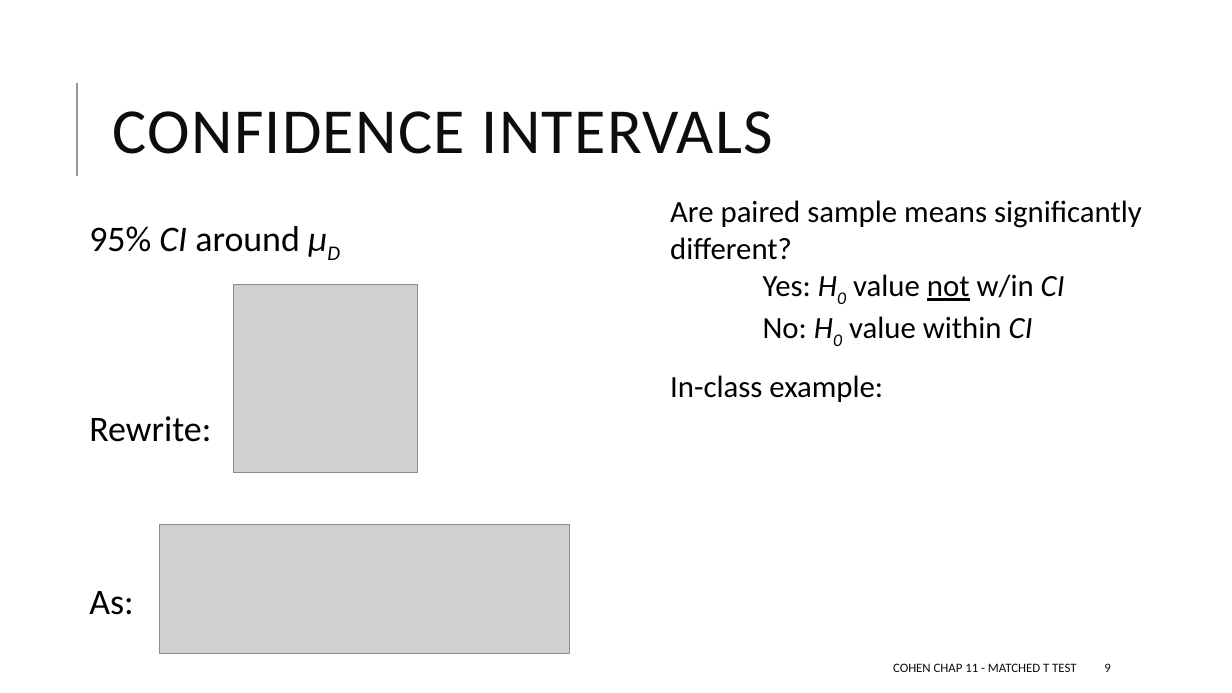
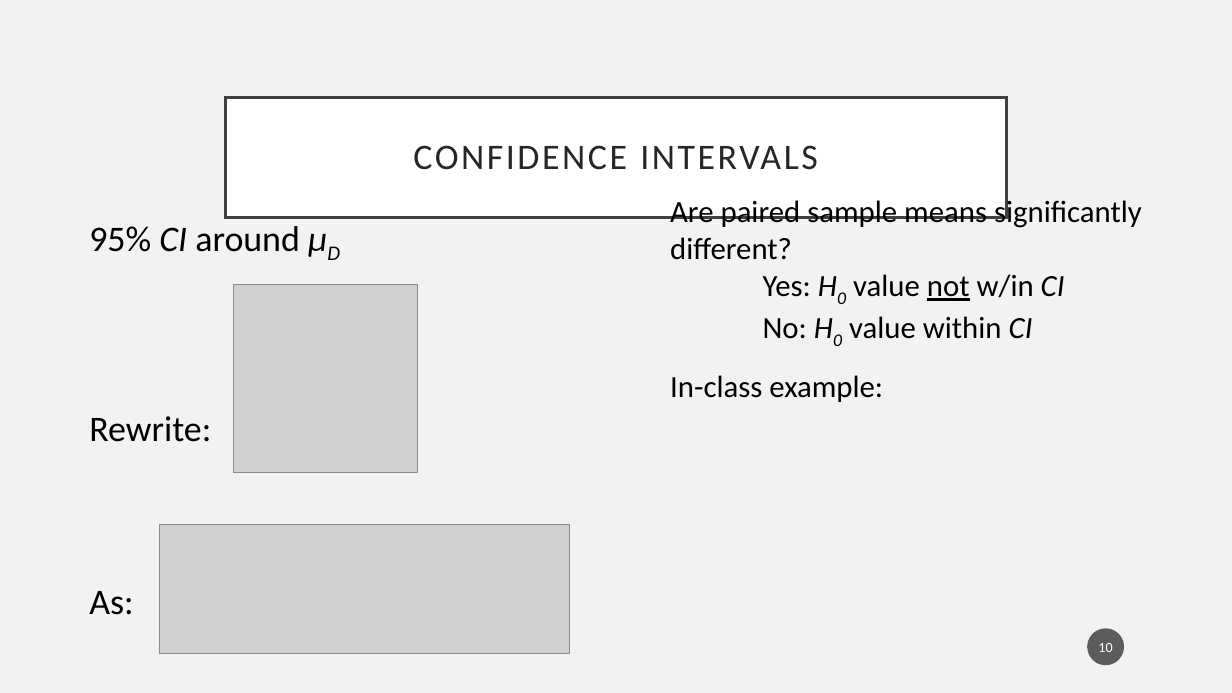
Before and after one commit to TysonStanley/EDUC-6600, a slide deck: slide 10 of old/Cohen chap 11 Matched t Test (screen).pptx (slide 9 before the commit). Drawn at 1232x693 pixels with LibreOffice and Linux fonts; fonts in the diff are those of the drawing; grey boxes stand for pictures. Boxes give left, top, right and bottom in pixels: in the first picture for what was removed or moved away, otherwise in the second. Text is boxed around its words. In the diff, an @@ line names an element or a change of style, - is before the commit and + after.

```diff
--- a/old/Cohen chap 11 Matched t Test (screen).pptx
+++ b/old/Cohen chap 11 Matched t Test (screen).pptx
@@ background #FFFFFF to #F2F2F2 @@
@@ line removed from (77, 176) to (77, 83) @@
@@ title "CONFIDENCE INTERVALS": place and size @@
-title "CONFIDENCE INTERVALS" at bbox=[113, 111, 773, 154]
+title "CONFIDENCE INTERVALS" at bbox=[226, 97, 1006, 217]
@@ title "CONFIDENCE INTERVALS" at bbox=[226, 97, 1006, 217]: size 50 to 28 pt, text colour #0D0D0D to #262626, letter spacing 1 to 2 pt; alignment left to centre; line spacing 0.8 to 0.9; fill none to #FFFFFF; outline none to #404040 2.5 pt @@
@@ page number added at bbox=[1088, 628, 1125, 665], fill #1D1D1D at 70% opacity, 11 pt, text #FFFFFF @@
+10
@@ text at bbox=[171, 653, 343, 654]: text changed; size 10 to 10.5 pt; text colour #0D0D0D to #000000 at 70% opacity @@
-COHEN CHAP 11 - MATCHED T TEST
+Cohen Chap 11 - Matched t test
@@ page number removed at bbox=[1104, 663, 1110, 672] @@
-9
```
Also in this commit, not shown: 18 other slides changed, 1 slide added, 2 other files.
